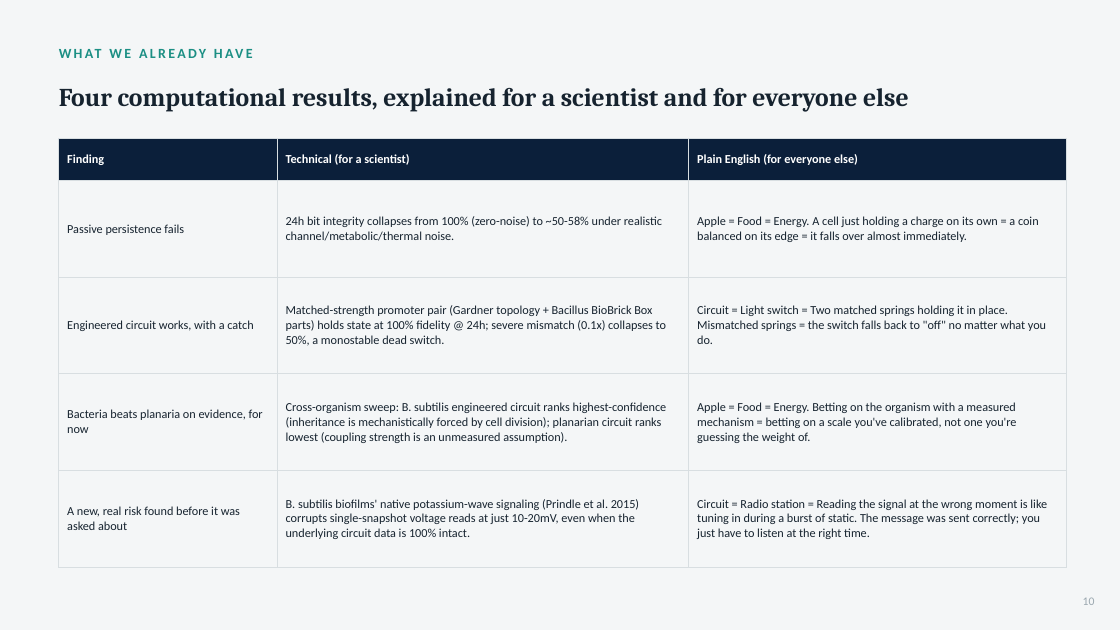
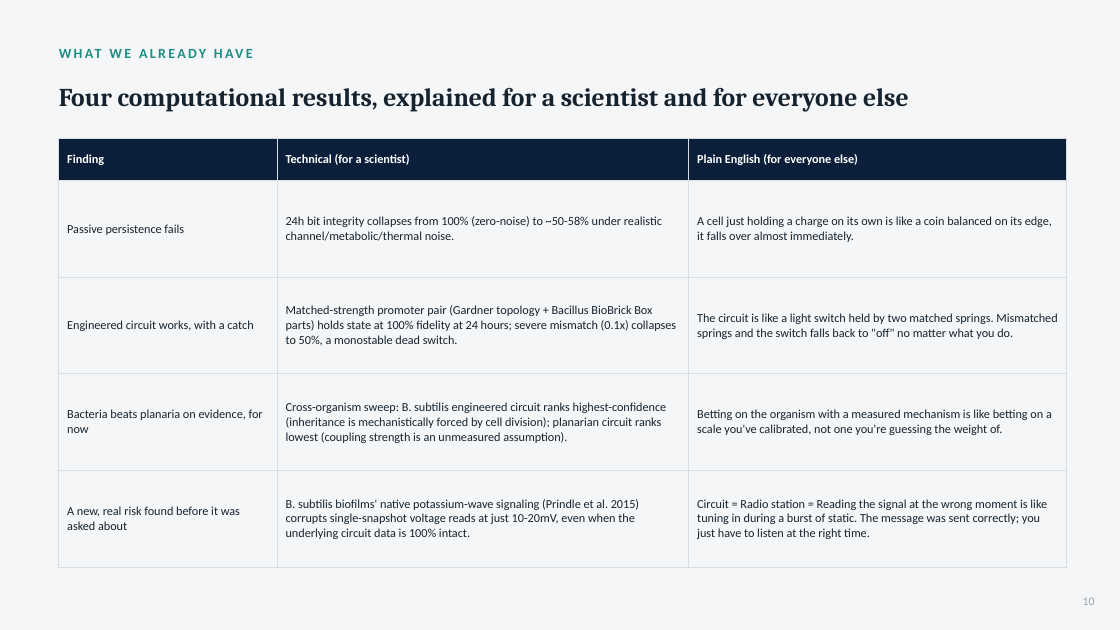
Before and after one commit to rewired89/Acheron, a slide deck: slide 10 of docs/pitch/Acheron_Pitch_Deck.pptx. Drawn at 1120x630 pixels with LibreOffice and Linux fonts; fonts in the diff are those of the drawing. Boxes give left, top, right and bottom in pixels: in the first picture for what was removed or moved away, otherwise in the second. Text is boxed around its words. In the diff, an @@ line names an element or a change of style, - is before the commit and + after.

```diff
--- a/docs/pitch/Acheron_Pitch_Deck.pptx
+++ b/docs/pitch/Acheron_Pitch_Deck.pptx
@@ table at <box>59,139,1067,559</box> @@
-row 2, column 3: Apple = Food = Energy. A cell just holding a charge on its own = a coin balanced on its edge = it falls over almost immediately.
+row 2, column 3: A cell just holding a charge on its own is like a coin balanced on its edge, it falls over almost immediately.
-row 3, column 2: Matched-strength promoter pair (Gardner topology + Bacillus BioBrick Box parts) holds state at 100% fidelity @ 24h; severe mismatch (0.1x) collapses to 50%, a monostable dead switch.
+row 3, column 2: Matched-strength promoter pair (Gardner topology + Bacillus BioBrick Box parts) holds state at 100% fidelity at 24 hours; severe mismatch (0.1x) collapses to 50%, a monostable dead switch.
@@ row 3, column 3: "Circuit = Light switch = Two matched springs holding it in place. Mismatched springs = the switch falls back to "off" no matter what you do." to "The circuit is like a light switch held by two matched springs. Mismatched springs and the switch falls back to "off" no matter what you do." @@
-row 4, column 3: Apple = Food = Energy. Betting on the organism with a measured mechanism = betting on a scale you've calibrated, not one you're guessing the weight of.
+row 4, column 3: Betting on the organism with a measured mechanism is like betting on a scale you've calibrated, not one you're guessing the weight of.
```
Also in this commit, not shown: 5 other slides changed.
